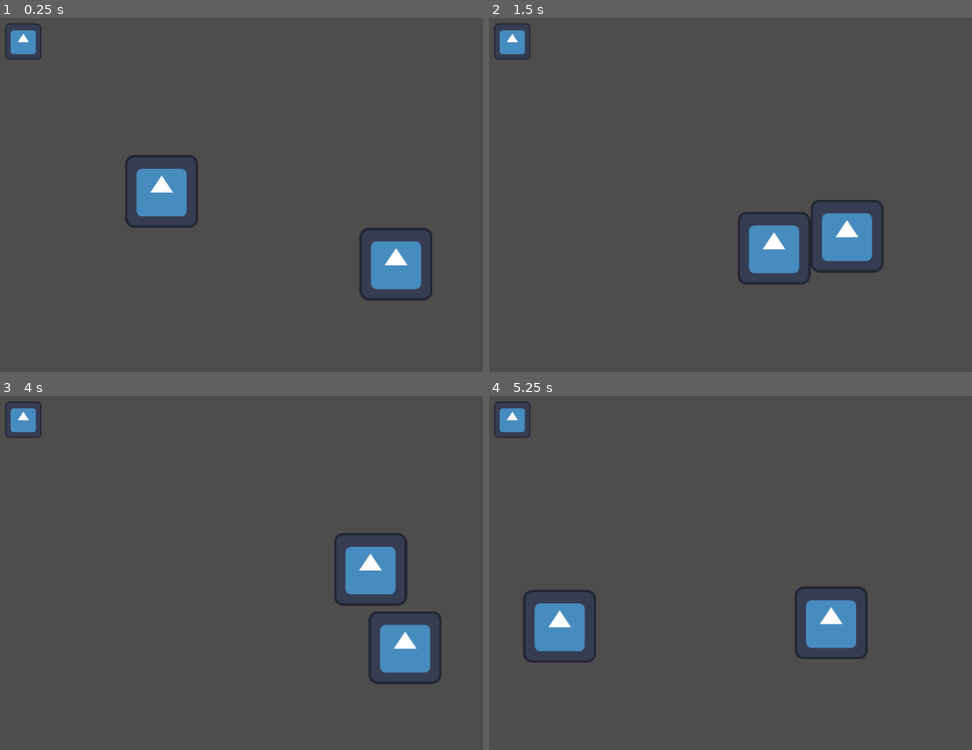
Above: before the commit, frames 1-4 (two rows, left to right).
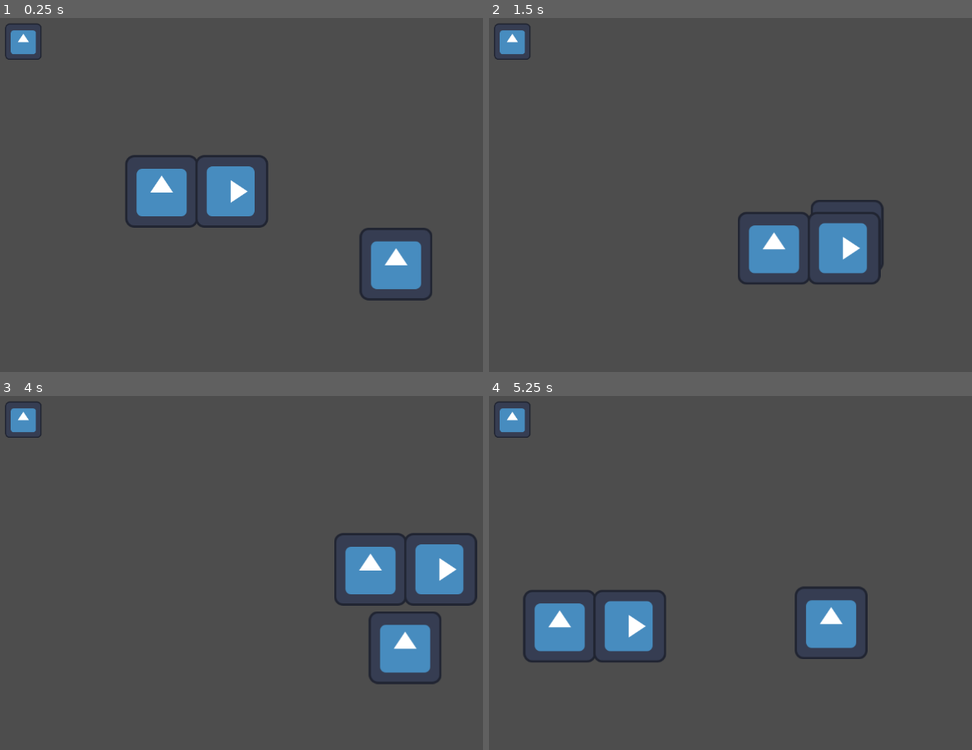
Above: after the commit, the same moments.

Repository: Izamu69/halloween-game
Game: Godot game, scene res://scenes/game.tscn
Two runs of this game, one before a commit and one after it. Both use one fixed random seed, a clock stepped at 60 frames per second and the inputs below. The engine's default icon, where the game draws it, is replaced by a stand-in: a white triangle on a blue panel in a dark square.
Inputs:
- Up to frame 1 (0.25 s): no input
- Up to frame 2 (1.5 s): hold D (right) 0.53-1.28 s; hold S (down) from 1.28 s (still down)
- Up to frame 3 (4 s): release S (down) at 2.03 s; hold D (right) 2.03-2.78 s; hold W (up) 2.78-3.53 s; hold A (left) from 3.53 s (still down)
- Up to frame 4 (5.25 s): release A (left) at 5.03 s; hold S (down) from 5.03 s (still down)

The runs differ from the first frame. In frame 1, 1.7% of the frame differs, in the area x 40-56%, y 38-60%; in frame 2, 1.5%; in frame 3, 1.8%, in the area x 84-99%, y 38-60%; in frame 4, 1.8%.

Commit message:
Started on ghost running away mechanic

Diff:
--- a/halloween-game/project.godot
+++ b/halloween-game/project.godot
@@ -14,6 +14,10 @@
 run/main_scene="uid://civwld5mdkc2m"
 config/features=PackedStringArray("4.5", "GL Compatibility")
 config/icon="res://icon.svg"
+
+[global_group]
+
+ghosts=""
 
 [input]
 
--- a/halloween-game/scenes/ghost.tscn
+++ b/halloween-game/scenes/ghost.tscn
@@ -17,7 +17,7 @@
 [sub_resource type="RectangleShape2D" id="RectangleShape2D_bbnym"]
 size = Vector2(128, 128)
 
-[node name="ghost" type="CharacterBody2D"]
+[node name="ghost" type="CharacterBody2D" groups=["ghosts"]]
 z_index = 1
 script = ExtResource("1_l5lq6")
 
--- a/halloween-game/scenes/player.tscn
+++ b/halloween-game/scenes/player.tscn
@@ -17,6 +17,10 @@
 [sub_resource type="RectangleShape2D" id="RectangleShape2D_qhqgy"]
 size = Vector2(128, 128)
 
+[sub_resource type="CapsuleShape2D" id="CapsuleShape2D_g2els"]
+radius = 60.0
+height = 172.0
+
 [node name="player" type="CharacterBody2D"]
 z_index = 2
 script = ExtResource("1_g2els")
@@ -26,3 +30,15 @@
 
 [node name="CollisionShape2D" type="CollisionShape2D" parent="."]
 shape = SubResource("RectangleShape2D_qhqgy")
+
+[node name="Area2D" type="Area2D" parent="."]
+position = Vector2(123, 0)
+rotation = 1.5707964
+
+[node name="Sprite2D" type="Sprite2D" parent="Area2D"]
+texture = ExtResource("1_3vyb7")
+
+[node name="CollisionShape2D" type="CollisionShape2D" parent="Area2D"]
+shape = SubResource("CapsuleShape2D_g2els")
+
+[connection signal="body_entered" from="Area2D" to="." method="_on_area_2d_body_entered"]
--- a/halloween-game/scripts/ghost.gd
+++ b/halloween-game/scripts/ghost.gd
@@ -7,3 +7,6 @@
 	var direction = global_position.direction_to(player.global_position)
 	velocity = direction * SPEED
 	move_and_slide()
+
+func run_away():
+	print("im running away")
--- a/halloween-game/scripts/player.gd
+++ b/halloween-game/scripts/player.gd
@@ -11,3 +11,7 @@
 		velocity.y = move_toward(velocity.y, 0, SPEED)
 
 	move_and_slide()
+
+func _on_area_2d_body_entered(body: Node2D) -> void:
+	if body.is_in_group("ghosts"):
+		body.run_away()
Not shown: 1 places in halloween-game/scenes/player.tscn that only renumber resources
